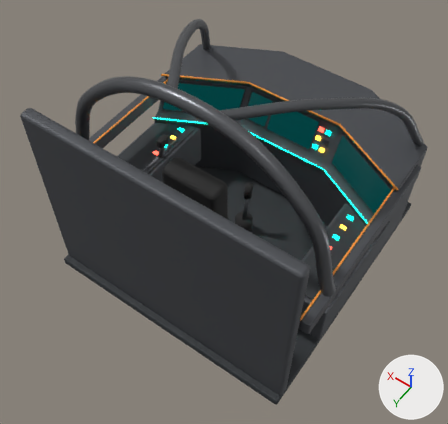
The glTF model src/assets/models/cockpit/cockpit.glb as it was, and as the next commit left it.
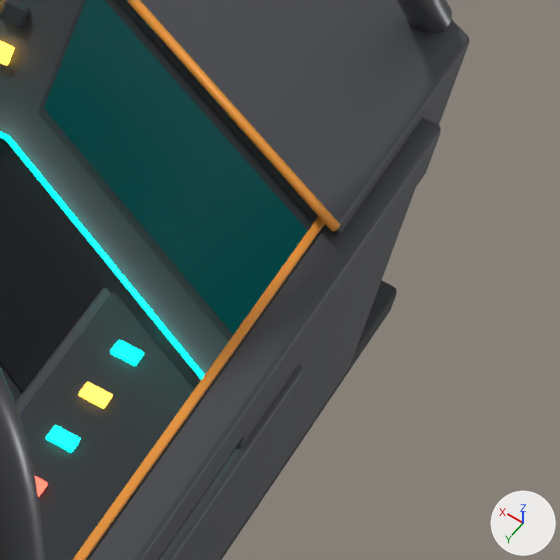
The first picture shows the older version from a camera (50 mm lens) standing at (-1.38, 1.97, 2.65) and looking at (-0.04, 0.1, -0.29). The close-ups show the older and then the newer version on the part from 72% to 100% of the width and 33% to 62% of the height of that picture. Only the edits that show in the close-ups are written down. Lighting does not change. The marker at lower right points along +X, +Y and +Z. Where no turn or scale is listed for an object, it has been applied to the vertices. Vertices at exactly the same position are counted once.

Names of what the first close-up shows: 'ConsoleTop_L', 'Console_L', 'Dashboard', 'Floor', 'LightStrip_2', 'Pillar_L', 'RearHoop', 'Screen_Status', 'Screen_Status_Bezel', 'SillTrim_L', 'Sill_L', 'Trim_2' and 7 more.
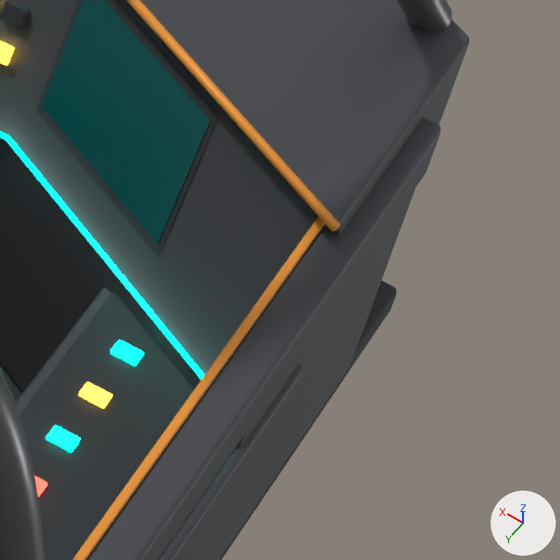
What changed in the scene script:
```text
Change me_screen_status:
    used by ob_screen_status; location = (0.0, 0.0, 0.0)
    remove me_screen_status.from_pydata(...)  # 4 vertices, 2 faces; spans x -0.827..-0.37, y -0.725..-0.399, z -0.296..-0.12
    add me_screen_status.from_pydata(...)  # 4 vertices, 2 faces; spans x -0.624..-0.364, y -0.727..-0.504, z -0.296..-0.12
    me_screen_status part 1
    me_screen_status.vertices[0].co: (-0.37, -0.637, -0.296) -> (-0.364, -0.639, -0.296)  # pixel (43, 107) -> pixel (41, 105)
    me_screen_status.vertices[1].co: (-0.827, -0.399, -0.296) -> (-0.624, -0.504, -0.296)  # not seen -> pixel (157, 244)
    me_screen_status.vertices[2].co: (-0.827, -0.487, -0.12) -> (-0.624, -0.592, -0.12)  # not seen -> pixel (210, 120)
    me_screen_status.vertices[3].co: (-0.37, -0.725, -0.12) -> (-0.364, -0.727, -0.12)
```

What differs and where, as boxes [x1, y1, x2, y2] in the close-ups (560 x 560 px):
'Screen_Status', reshaped
    before: [44, 0, 308, 335]
    after: [42, 0, 210, 244]
